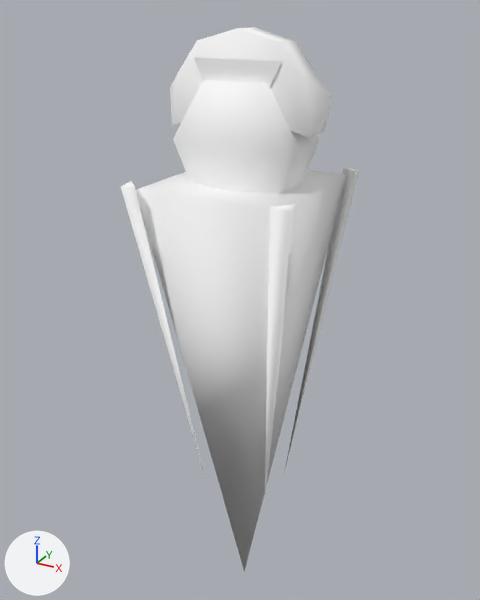
The glTF model public/3d/item/model__item__shop.ofs_3187_0/3187IMFY06_09.gltf as it was, and as the next commit left it.
Before and after are seen from a 50 mm lens placed at (1.51, -2.8, 1.38), pointed at (-0.07, 0.08, -0.06). The lights are fixed; the arrows at lower left show +X, +Y and +Z. The picture after the commit comes second.

In view in the first picture: '3187IMFY06_09'.
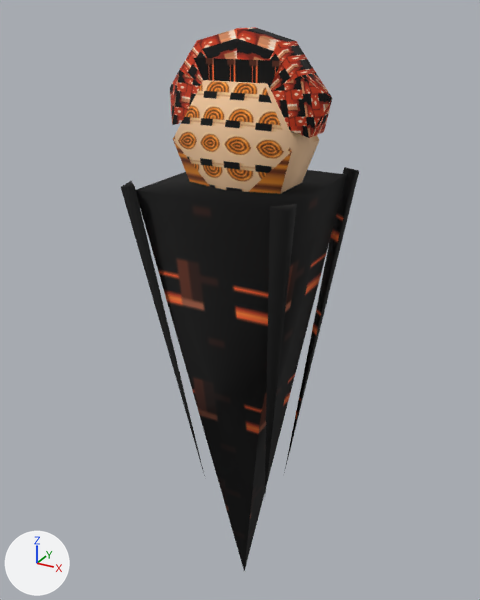
The change, as a list of edits to the scene's bpy script:
```text
Add img_imfy06_09_2:
    img_imfy06_09_2 = load_image('imfy06_09_2', '_unpacked/imfy06_09_2', 64, 32, 'sRGB')
Add img_imfy06_09_0:
    img_imfy06_09_0 = load_image('imfy06_09_0', '_unpacked/imfy06_09_0', 32, 32, 'sRGB')
Add img_imfy06_09_1:
    img_imfy06_09_1 = load_image('imfy06_09_1', '_unpacked/imfy06_09_1', 32, 32, 'sRGB')
Change mat_imfy06_09_1:
    remove mat_imfy06_09_1.base_color = (1.0, 1.0, 1.0)  # white #ffffff
    add mat_imfy06_09_1.texture = img_imfy06_09_1
Change mat_imfy06_09_0:
    remove mat_imfy06_09_0.base_color = (1.0, 1.0, 1.0)  # white #ffffff
    add mat_imfy06_09_0.texture = img_imfy06_09_0
Change mat_imfy06_09_2:
    remove mat_imfy06_09_2.base_color = (1.0, 1.0, 1.0)  # white #ffffff
    add mat_imfy06_09_2.texture = img_imfy06_09_2
```

Boxes [x1, y1, x2, y2] around the edits, measured in the pictures (480 x 600 px):
'3187IMFY06_09', surface changed (white to black): [121, 27, 359, 571] in both
